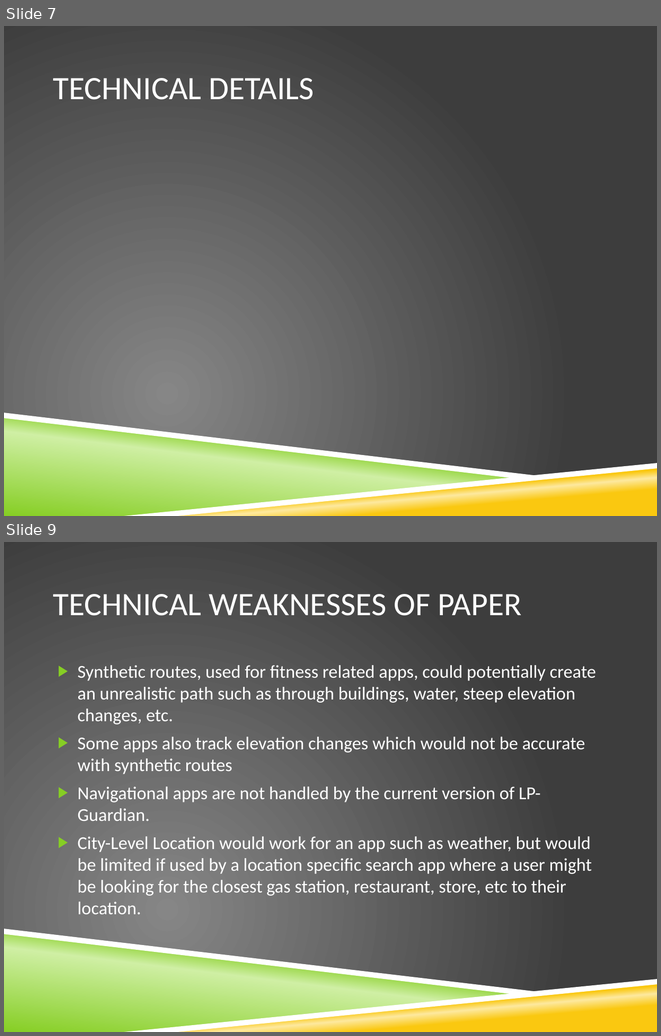
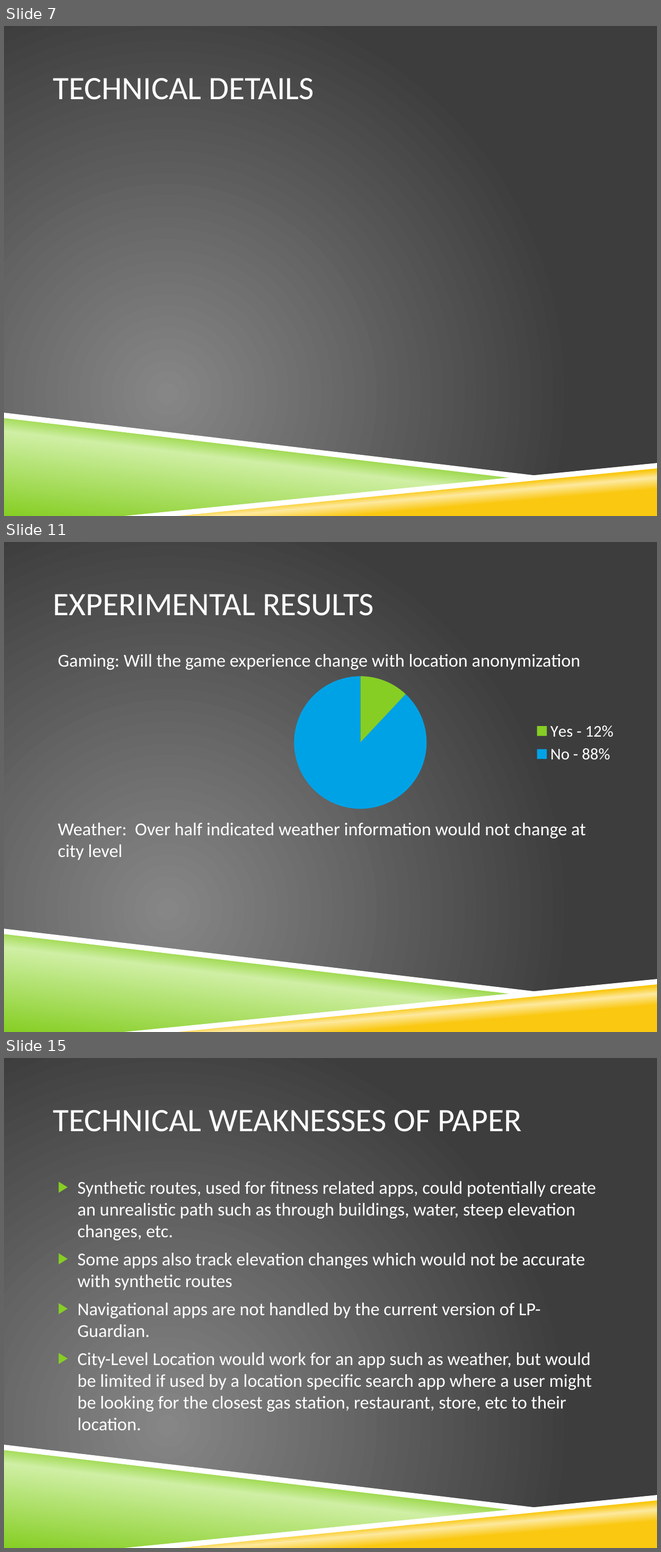
Before and after one commit to vfasburg/cse_825, a slide deck: PaperPresentation/Paper_Presentation_Fasburg_Reiff_Thomas.pptx. Shown one above the other, each under a label of ours: slides 7 and 9 before the commit, slides 7, 11 and 15 after it; the slides between them are not shown. The pictures are 661x1036 and 661x1552 pixels, drawn with LibreOffice and Linux fonts; fonts in the diff are those of the drawing; background and template pictures are left out. Boxes give left, top, right and bottom in pixels: in the first picture for what was removed or moved away, otherwise in the second. Text is boxed around its words. In the diff, an @@ line names an element or a change of style, - is before the commit and + after.

Commit message:
Added most of experimental results.

```diff
--- a/PaperPresentation/Paper_Presentation_Fasburg_Reiff_Thomas.pptx
+++ b/PaperPresentation/Paper_Presentation_Fasburg_Reiff_Thomas.pptx
@@ slide 11 added at [4, 542, 657, 1032], background picture (left out); not listed: 4 template elements that a slide beside it also shows @@
@@ title added at [53, 594, 374, 616], 36 pt, text #FFFFFF @@
+EXPERIMENTAL RESULTS
@@ text added at [58, 654, 586, 860], 20 pt, text #FFFFFF @@
+Gaming: Will the game experience change with location anonymization
+Weather: Over half indicated weather information would not change at city level
@@ pie chart added at [189, 668, 624, 818] @@
+categories: Yes - 12%, No - 88%
+Series 1: 12, 88
@@ what was slide 9 is now slide 15 @@
```
Also in this commit, not shown: 1 slide changed, 5 other slides added.
